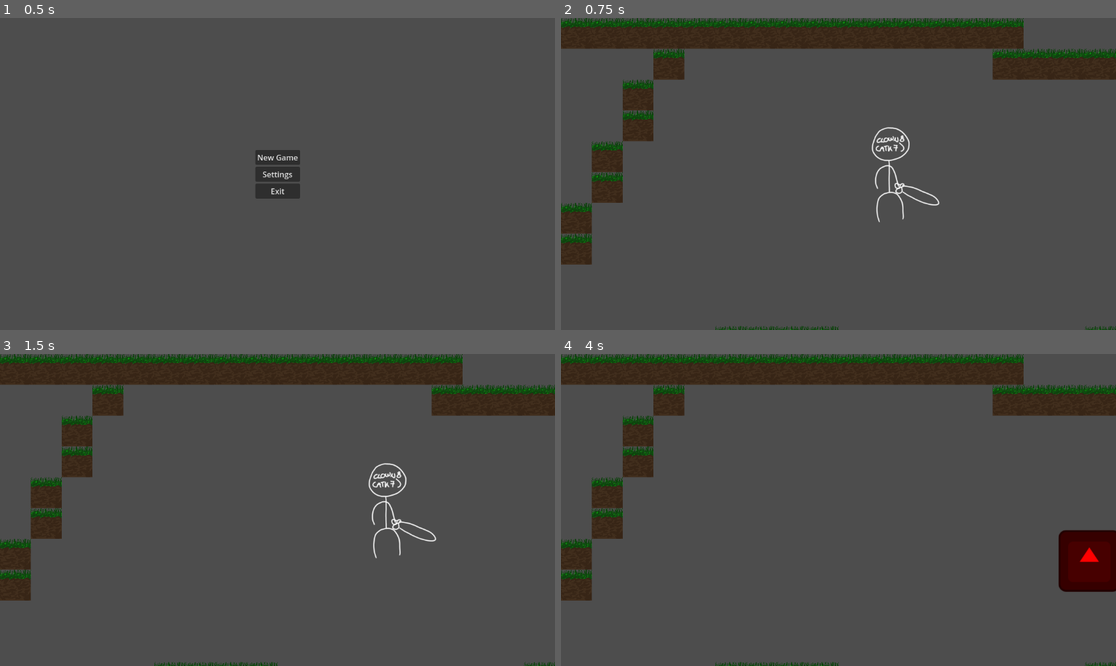
Above: before the commit, frames 1-4 (two rows, left to right).
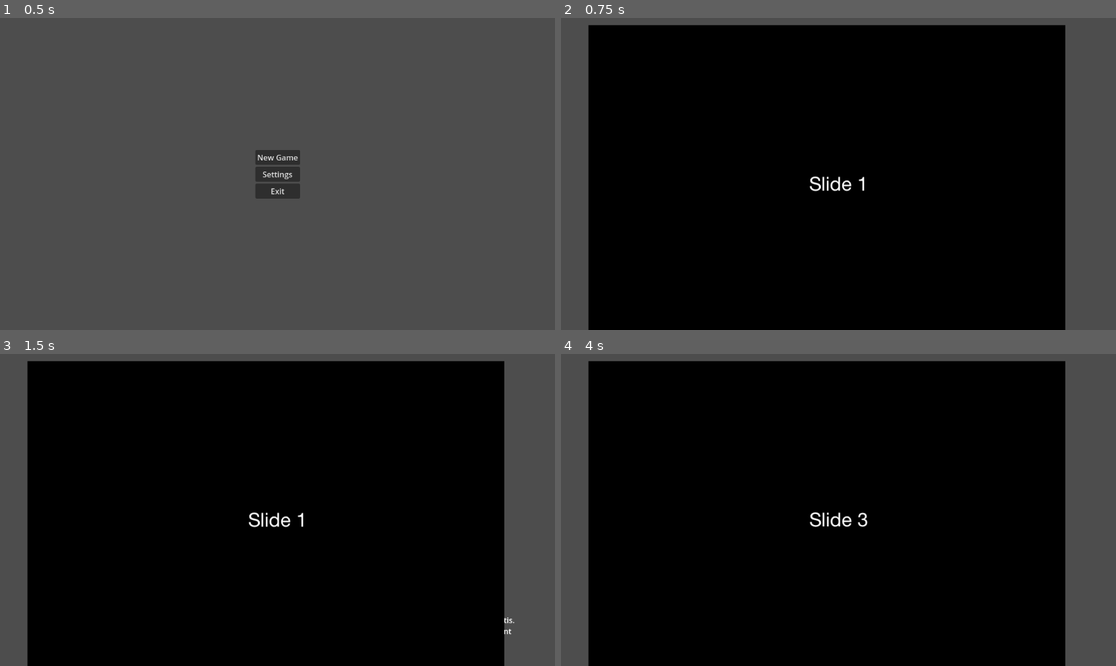
Above: after the commit, the same moments.

Repository: LorenzoFerri/GameJam2024
Game: Godot game, scene res://main_menu.tscn
The game is run twice, just before and just after one commit, with the same random seed, the same clock (stepped at 60 frames per second) and the same inputs. The engine's default icon, where the game draws it, is replaced by a stand-in: a white triangle on a blue panel in a dark square.
Inputs (mouse positions are in pixels of both pictures, inside the frame that each line leads up to):
- Up to frame 1 (0.5 s): no input
- Up to frame 2 (0.75 s): click "New Game" at 0.5 s
- Up to frame 3 (1.5 s): tap Enter (next) at 1.25 s; move the mouse to (399, 494) at 1.27 s; hold D (move_right) from 1.28 s (still down); hold Enter (next) from 1.28 s (still down)
- Up to frame 4 (4 s): move the mouse to (727, 525) at 2.02 s; release D (move_right) at 2.03 s; release Enter (next) at 2.03 s; hold S (move_down) 2.03-2.78 s; click (727, 525) at 2.1 s; tap Enter (next) at 2.3, 3.6 s; move the mouse to (894, 441) at 2.77 s; hold D (move_right) 2.78-3.53 s; hold Enter (next) 2.78-3.53 s; tap Shift (dash) at 2.85 s; move the mouse to (810, 572) at 3.52 s; hold W (move_up) from 3.53 s (still down)

Frame 1 is identical in both runs. In frame 2, 88% of the frame differs, in the area x 0-100%, y 0-100%; in frame 3, 88%; in frame 4, 89%.

Commit message:
#4 Finish intro slides code

Diff:
--- a/main_menu.gd
+++ b/main_menu.gd
@@ -16,7 +16,7 @@
 
 
 func _on_new_game_pressed():
-	SceneManager.goto_scene("res://game.tscn")
+	SceneManager.goto_scene("res://story/intro.tscn")
 
 
 func _on_exit_pressed():
--- a/story/intro.gd
+++ b/story/intro.gd
@@ -1,32 +1,44 @@
 extends Control
 
 var slides = [
-	Slide.new("Text 1", preload("res://assets/intro/s1.png")),
-	Slide.new("Text 2", preload("res://assets/intro/s2.png")),
-	Slide.new("Text 3", preload("res://assets/intro/s3.png")),
+	Slide.new(
+		"Lorem ipsum dolor sit amet, consectetur adipiscing elit. Maecenas mollis et purus sed rhoncus. Pellentesque varius aliquet sagittis. Integer nec semper arcu, eget viverra nibh. Mauris eu urna sapien. Donec in urna lectus. Duis vehicula ac lorem a auctor. Praesent scelerisque tempus massa id sodales.",
+		preload("res://assets/intro/s1.png")
+	),
+	Slide.new(
+		"Vestibulum placerat enim non est eleifend laoreet. Suspendisse pulvinar quam ut mi gravida, luctus tempor mi faucibus. Aliquam turpis nulla, volutpat ut ante vel, viverra viverra ligula. Nulla ut blandit risus. Aenean gravida imperdiet libero, vitae consequat erat lacinia id. Aenean iaculis nec est vel molestie.",
+		preload("res://assets/intro/s2.png")
+	),
+	Slide.new(
+		"Morbi pretium massa sit amet ligula malesuada, eget euismod purus hendrerit. Quisque tincidunt lobortis lorem, ac tempus leo pharetra et. Suspendisse a quam non ipsum iaculis commodo. Donec cursus vel nulla sed dictum. Sed eros est, ultrices in lectus id, venenatis molestie nibh.",
+		preload("res://assets/intro/s3.png")
+	),
 ]
 
 var current = 0
 var elapsed = 0
 
 func _ready():
-	#$SlideImage.texture = slides[current].image
+	$SlideImage.texture = slides[current].image
 	$NarrationText.text = slides[current].text
 
 func _process(delta):
+	show_text(delta)
 	check_next()
-	show_text(delta)
+
 
 func check_next():
-	if Input.is_action_pressed("next"):
-		if (current + 1 > len(slides)):
+	if Input.is_action_just_pressed("next"):
+		if $NarrationText.visible_ratio < 1.0:
+			elapsed = 1000000
+		elif current + 1 >= len(slides):
 			SceneManager.goto_scene("res://game.tscn")
 		else:
 			current += 1
 			elapsed = 0
-			#$SlideImage.texture = slides[current].image
+			$SlideImage.texture = slides[current].image
 			$NarrationText.text = slides[current].text
 
 func show_text(delta):
 	elapsed += delta
-	$NarrationText.visible_characters = elapsed/0.08
+	$NarrationText.visible_characters = elapsed/0.04
--- a/story/intro.tscn
+++ b/story/intro.tscn
@@ -26,4 +26,4 @@
 text = "Placeholder"
 
 [node name="SlideImage" type="Sprite2D" parent="."]
-position = Vector2(14, 527)
+position = Vector2(552, 345)
--- a/story/slide.gd
+++ b/story/slide.gd
@@ -1,8 +1,8 @@
 class_name Slide extends Object
 
-
+var text: String
 var image: Resource
-var text: String
 
 func _init(text: String, image: Resource):
-	pass
+	self.text = text
+	self.image = image
Not shown: 1 places in story/intro.tscn that only renumber resources
